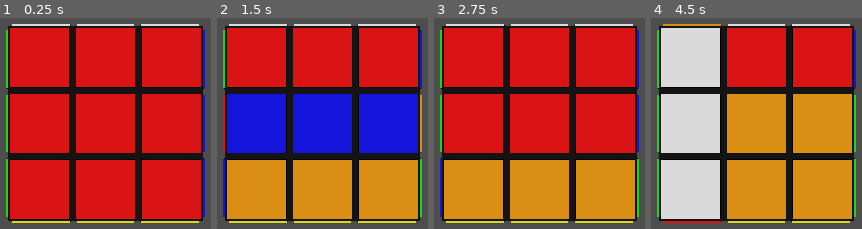
Above: before the commit, frames 1-4 (left to right).
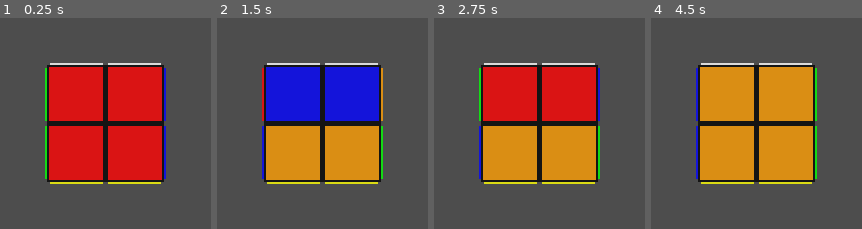
Above: after the commit, the same moments.

Repository: sieradzki/RLCubeSolver-Godot
Game: Godot game, scene res://CubeEnv/Cube.tscn
Two runs of this game, one before a commit and one after it. Both use one fixed random seed, a clock stepped at 60 frames per second and the inputs below.
Inputs (mouse positions are in pixels of both pictures, inside the frame that each line leads up to):
- Up to frame 1 (0.25 s): no input
- Up to frame 2 (1.5 s): tap Enter at 0.5 s; move the mouse to (outside the picture) at 0.52 s; hold W 0.53-1.28 s; hold 1 0.53-1.28 s; click (outside the picture) at 0.67 s; tap Space at 1.25 s; move the mouse to (outside the picture) at 1.27 s; tap Q at 1.35 s
- Up to frame 3 (2.75 s): tap Enter at 2 s; move the mouse to (619, 24) at 2.02 s; hold W from 2.03 s (still down); hold 2 from 2.03 s (still down)
- Up to frame 4 (4.5 s): tap Space at 2.75, 4.25 s; move the mouse to (716, 214) at 2.77 s; release 2 at 2.78 s; tap 3 at 2.85 s; click (716, 214) at 2.92 s; tap Enter at 3.5 s; move the mouse to (outside the picture) at 3.52 s; release W at 3.53 s; hold E 3.53-4.28 s; move the mouse to (outside the picture) at 4.27 s; tap 4 at 4.35 s

The runs differ from the first frame. In frame 1, 68% of the frame differs, in the area x 2-98%, y 2-98%; in frame 2, 78%; in frame 3, 74%; in frame 4, 76%.
Error after the commit: Invalid access of index '2' on a base object of type: 'Array'. (res://CubeEnv/Cube.gd:225)

Commit message:
not entirely correct

Diff:
--- a/environment/CubeEnv/Cube.gd
+++ b/environment/CubeEnv/Cube.gd
@@ -9,6 +9,7 @@
 @export var animate = true
 
 enum CubeSide { TOP, BOTTOM, LEFT, RIGHT, FRONT, BACK }
+enum FaceColor { WHITE, YELLOW, GREEN, BLUE, ORANGE, RED}
 
 # Rotation axes
 const AXIS_X = Vector3(1, 0, 0)
@@ -17,13 +18,15 @@
 
 var current_rotation_group: Node3D = null
 
-# For storing cube's pieces state
+# For storing cube's pieces state - necessary for rotation
 var cube_pieces = Array()
-
+# For storing face colors of each side
+var cube_state
 var is_rotating = false
 
 func _ready():
 	create_cube(cube_size)
+	print(cube_state)
 
 func _input(delta):
 	if is_rotating:
@@ -70,7 +73,25 @@
 		CubeSide.FRONT, CubeSide.BACK:
 			return AXIS_Z
 
+func init_face(color, size):
+	var face = []
+	for y in range(size):
+		var row = []
+		for x in range(size):
+			row.append(color)
+		face.append(row)
+	return face
+
 func create_cube(size):
+	# Initialize the cube state for each face
+	cube_state = [
+		init_face(FaceColor.WHITE, size),
+		init_face(FaceColor.YELLOW, size),
+		init_face(FaceColor.GREEN, size),
+		init_face(FaceColor.BLUE, size),
+		init_face(FaceColor.ORANGE, size),
+		init_face(FaceColor.RED, size)
+	]
 	# Prepare an array for storing cube's state
 	cube_pieces = []
 	for x in range(size):
@@ -104,6 +125,88 @@
 					piece.get_child(CubeSide.RIGHT).visible = x == size - 1
 					piece.get_child(CubeSide.FRONT).visible = z == 0
 					piece.get_child(CubeSide.BACK).visible = z == size - 1
+
+""" This could be done a lot easier if I could determine cube's state
+	based on piece's visible faces on side or something but I can't
+	so we're doing algebra :/ (might rewrite later if I have the time ok)
+"""
+
+""" On the other hand if graphics is too heavy on resources we can just use this
+	because it's not related to 'actual' state of the cube at all :)
+	(we do follow the rotations so technically it matches, it just doesn't
+	depend on it)
+"""
+
+func rotate_face(face: Array, clockwise: bool = true) -> Array:
+	var N: int = face.size()
+	var rotated_face: Array = Array()
+	for i in range(N):
+		var row: Array = Array()
+		for j in range(N):
+			if clockwise:
+				row.append(face[j][N - 1 - i])
+			else:  # counterclockwise
+				row.append(face[N - 1 - j][i])
+		rotated_face.append(row)
+	return rotated_face
+
+func rotate_edges(cube: Array, face_index: int, layer: int, clockwise: bool) -> void:
+	var N: int = cube[0].size()
+
+	# Mapping of face index to its adjacent faces (in clockwise order)
+	var adjacent_faces: Dictionary = {
+		0: [[2, -1, true], [4, layer, true], [3, 0, false], [5, N - 1 - layer, false]],  # Front
+		1: [[3, -1, true], [4, N - 1 - layer, false], [2, 0, false], [5, layer, true]],  # Back
+		2: [[1, -1, true], [4, 0, true], [0, 0, true], [5, 0, false]],  # Left
+		3: [[0, -1, true], [4, N - 1, false], [1, 0, true], [5, N - 1, true]],  # Right
+		4: [[0, 0, true], [3, 0, true], [1, 0, false], [2, 0, false]],  # Up
+		5: [[0, N - 1, false], [2, N - 1, true], [1, N - 1, true], [3, N - 1, false]]   # Down
+	}
+	if face_index in [4, 5]:  # Up or Down face
+		layer = N - 1 if face_index == 5 else 0
+
+	var edges: Array = Array()
+	for adj in adjacent_faces[face_index]:
+		var adj_face: int = adj[0]
+		var adj_layer: int = adj[1]
+		var adj_clockwise: bool = adj[2]
+		if adj_layer == -1:
+			adj_layer = layer if adj_face in [0, 1] else (0 if clockwise else N - 1)
+		var edge: Array = Array()
+		if adj_face in [0, 1]:
+			for i in range(N):
+				edge.append(cube[adj_face][i][adj_layer])
+		else:
+			edge = cube[adj_face][adj_layer]
+		if not adj_clockwise:
+			edge.reverse()
+		edges.append([adj_face, adj_layer, edge])
+
+	for i in range(4):
+		var next_edge = edges[(i + 1) % 4]
+		var next_face: int = next_edge[0]
+		var next_layer: int = next_edge[1]
+		var next_edge_values: Array = next_edge[2]
+		if next_face in [0, 1]:
+			for j in range(N):
+				cube[next_face][j][next_layer] = edges[i][2][j]
+		else:
+			cube[next_face][next_layer] = edges[i][2]
+
+func rotate_cube(cube: Array, side: int, layer: int, angle) -> Array:
+	var clockwise: bool = angle == 90
+	print(clockwise)
+
+	# Rotate the face itself if it's the outermost layer
+	if (side in [0, 1] and (layer == 0 or layer == cube[0].size() - 1)) or \
+	   (side in [2, 3, 4, 5] and layer == 0):
+		cube[side] = rotate_face(cube[side], clockwise)
+
+	# Rotate the edges of the adjacent faces
+	rotate_edges(cube, side, layer, clockwise)
+
+	return cube
+""" End of evil algebra """
 
 func get_pieces_on_side(side: CubeSide, layer: int) -> Array:
 	var pieces = []
@@ -193,6 +296,11 @@
 		var new_piece = position_to_piece[old_pos]
 		cube_pieces[new_pos[0]][new_pos[1]][new_pos[2]] = new_piece
 
+	# Also update cube state (colors on each face)
+	var new_state = rotate_cube(cube_state, side, layer, angle)
+	cube_state = new_state.duplicate()
+	print(cube_state)
+
 func rotate_layer_clockwise(layer: Array, size: int, side: CubeSide) -> Array:
 	var rotated_layer = []
 
--- a/environment/CubeEnv/Cube.tscn
+++ b/environment/CubeEnv/Cube.tscn
@@ -5,7 +5,6 @@
 
 [node name="Cube" type="Node3D"]
 script = ExtResource("1_50r07")
-cube_size = 3
 rotation_speed = 0.1
 animate = false
 
Not shown, added: environment/CubeEnv/rotate_faces.py
